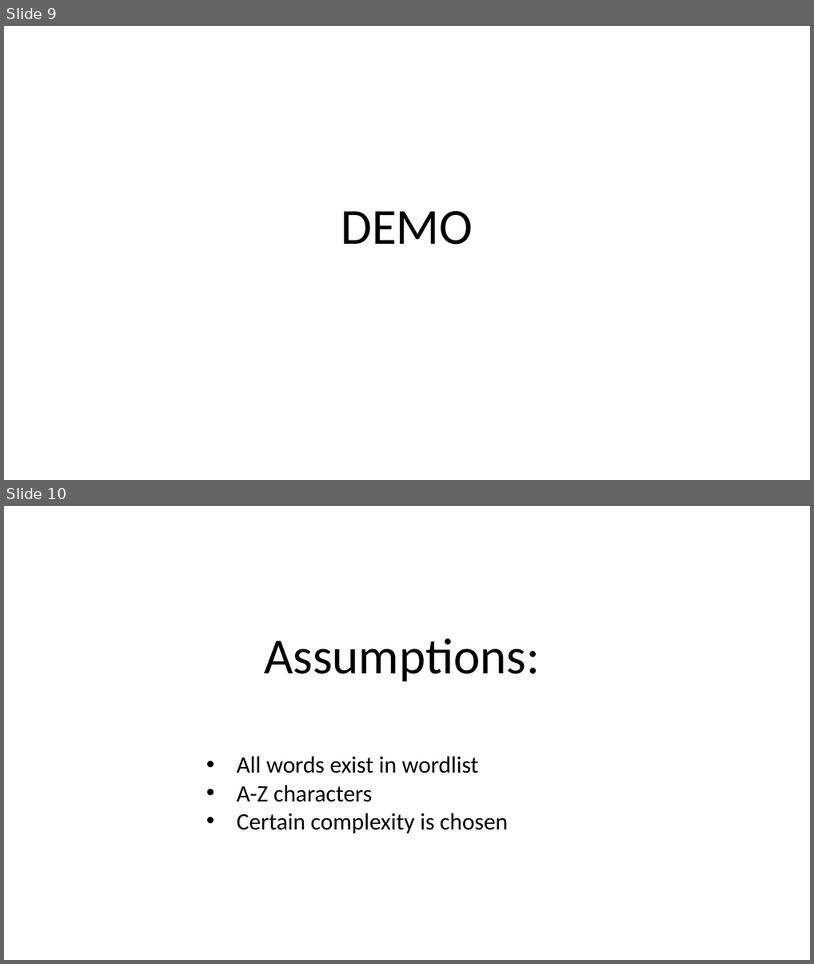
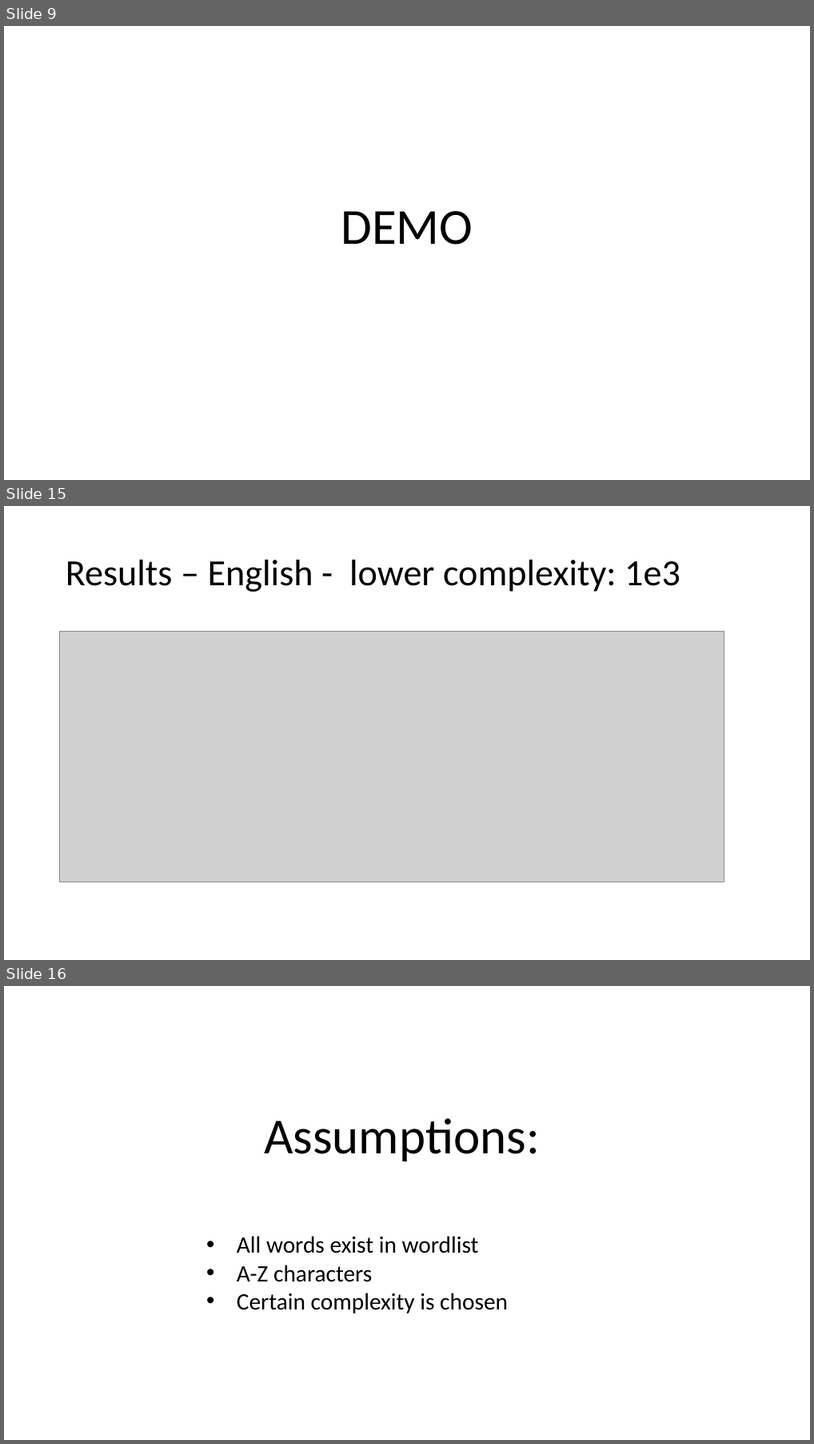
Before and after one commit to nielsdenissen/decipher-capstone, a slide deck: Presentation.pptx. Shown one above the other, each under a label of ours: slides 9 and 10 before the commit, slides 9, 15 and 16 after it; the slides between them are not shown. The pictures are 814x964 and 814x1444 pixels, drawn with LibreOffice and Linux fonts; fonts in the diff are those of the drawing; grey boxes stand for pictures. Boxes give left, top, right and bottom in pixels: in the first picture for what was removed or moved away, otherwise in the second. Text is boxed around its words. In the diff, an @@ line names an element or a change of style, - is before the commit and + after.

```diff
--- a/Presentation.pptx
+++ b/Presentation.pptx
@@ slide 15 added at <box>4,506,810,960</box>, background #FFFFFF @@
@@ title added at <box>66,560,681,592</box>, 44 pt, text #000000 @@
+Results – English - lower complexity: 1e3
@@ picture added at <box>60,631,725,881</box> @@
@@ what was slide 10 is now slide 16 @@
```
Also in this commit, not shown: 5 other slides added, 14 other files.
